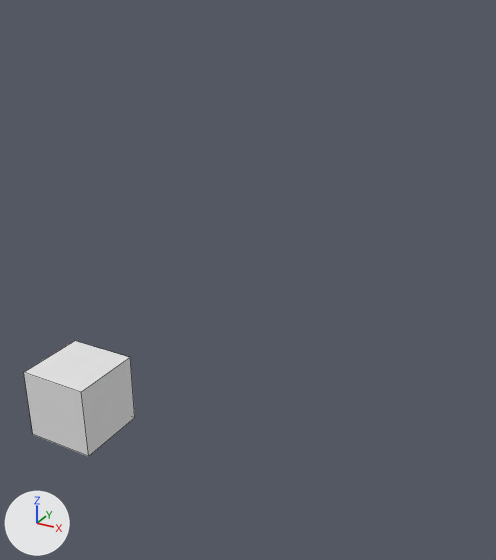
Renders of the FBX model Game/cube.fbx from each side of a commit.
Camera for both pictures: a camera (50 mm lens) standing at (11.85, -11.97, 10.61) and looking at (5.08, 0.34, 4.45). The lights are fixed; the arrows at lower left show +X, +Y and +Z. Mesh edges are drawn as thin lines. Where no turn or scale is listed for an object, it has been applied to the vertices.

Before the edit, the objects in view are built like this:
```python
mat_material = principled_material('Material')
mat_material.base_color = (0.8, 0.8, 0.8)  # white #e7e7e7
mat_material.roughness = 0.69
me_cube = bpy.data.meshes.new('Cube')
me_cube.from_pydata(...)  # a box spanning x -1.0..1.0, y -1.0..1.0, z -1.0..1.0
me_cube.materials.append(mat_material)  # white #e7e7e7
ob_cube = bpy.data.objects.new('Cube', me_cube)
ob_cube.location = (0.0, 0.0, 0.0)
```
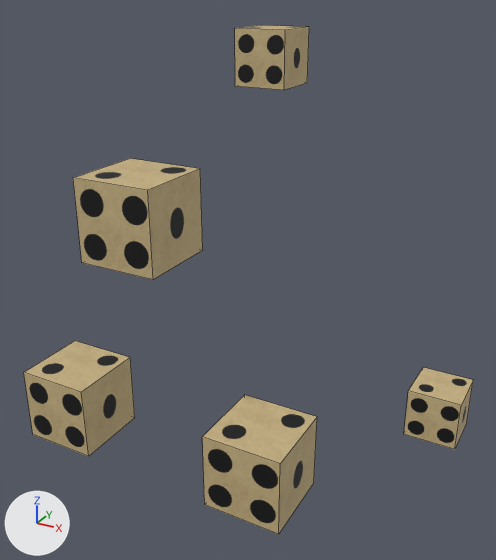
The newer file is also rescaled (x0.00515) as a whole; pictures and numbers use the older file's frame.

Changed parts and their boxes [x1, y1, x2, y2] in the pictures (496 x 560 px):
```json
{"object": "Son_of_Parent1", "change": "added", "after": [73, 158, 203, 280], "on screen": "brown"}
{"object": "Parent_2", "change": "added", "after": [202, 395, 317, 534], "on screen": "beige"}
{"object": "Cube", "change": "surface changed", "before": [24, 341, 135, 456], "after": [24, 341, 135, 456], "on screen": "white to beige"}
{"object": "GrandSon_of_Parent1", "change": "added", "after": [235, 25, 309, 90], "on screen": "brown"}
{"object": "Son_of_Parent2", "change": "added", "after": [404, 367, 473, 449], "on screen": "beige"}
```

Edits to the scene script, one JSON object a line:
```json
{"op": "add", "block": "img_dice_png", "code": ["img_dice_png = load_image('Dice.png', 'Dice.png', 2048, 2048, 'sRGB')"]}
{"op": "remove", "block": "mat_material", "code": "mat_material.base_color = (0.8, 0.8, 0.8)  # white #e7e7e7"}
{"op": "add", "block": "mat_material", "code": "mat_material.texture = img_dice_png"}
{"op": "add", "block": "me_cube_015", "code": ["me_cube_015 = bpy.data.meshes.new('Cube.015')", "me_cube_015.from_pydata(...)  # a box spanning x -0.507..0.507, y -0.507..0.507, z -0.507..0.507", "me_cube_015.materials.append(mat_material)  # picture img_dice_png"]}
{"op": "add", "block": "me_cube_014", "code": ["me_cube_014 = bpy.data.meshes.new('Cube.014')", "me_cube_014.from_pydata(...)  # a box spanning x -1.0..1.0, y -1.0..1.0, z -1.0..1.0", "me_cube_014.materials.append(mat_material)  # picture img_dice_png"]}
{"op": "add", "block": "me_cube_013", "code": ["me_cube_013 = bpy.data.meshes.new('Cube.013')", "me_cube_013.from_pydata(...)  # a box spanning x -0.507..0.507, y -0.507..0.507, z -0.507..0.507", "me_cube_013.materials.append(mat_material)  # picture img_dice_png"]}
{"op": "add", "block": "ob_grandson_of_parent1", "code": ["ob_grandson_of_parent1 = bpy.data.objects.new('GrandSon_of_Parent1', me_cube_015)", "ob_grandson_of_parent1.location = (5.78, 0.0, 9.27)"]}
{"op": "add", "block": "ob_son_of_parent1", "code": ["ob_son_of_parent1 = bpy.data.objects.new('Son_of_Parent1', me_cube_014)", "ob_son_of_parent1.location = (2.48, 0.0, 5.64)"]}
{"op": "add", "block": "ob_parent_2", "code": ["ob_parent_2 = bpy.data.objects.new('Parent_2', me_cube_014.copy())", "ob_parent_2.location = (5.62, 0.0, -0.08)"]}
{"op": "add", "block": "ob_son_of_parent2", "code": ["ob_son_of_parent2 = bpy.data.objects.new('Son_of_Parent2', me_cube_013)", "ob_son_of_parent2.location = (9.61, 0.0, 2.77)"]}
```
